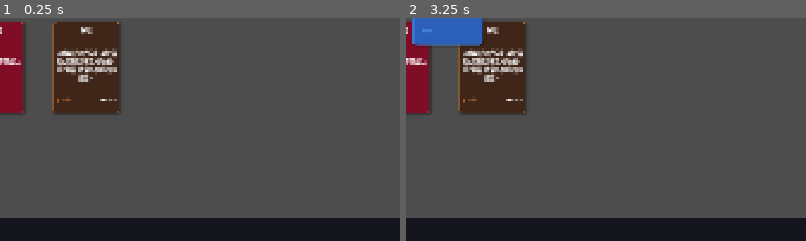
Above: before the commit, frames 1-2 (left to right).
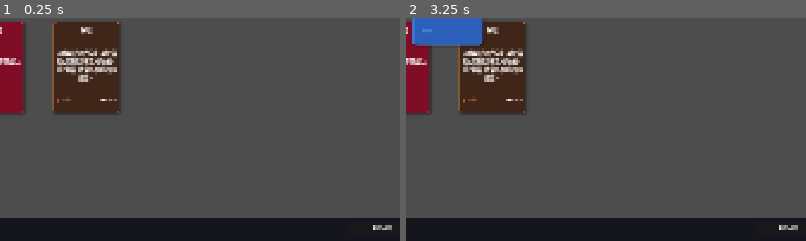
Above: after the commit, the same moments.

Repository: ChrisUtada/tec3g
Game: Godot game, scene res://main.tscn
The game is run twice, just before and just after one commit, with the same random seed, the same clock (stepped at 60 frames per second) and the same inputs.
Inputs (mouse positions are % of the whole screen's width and height, from its top left):
- Up to frame 1 (0.25 s): no input
- Up to frame 2 (3.25 s): click (94, 79) at 0.5 s, where only the run after the commit has a clickable "整理桌面"; click (94, 79) at 1.25 s, where only the run after the commit has a clickable "整理桌面"; click (94, 79) at 2 s, where only the run after the commit has a clickable "整理桌面"; tap Enter at 2.75 s; drag from (9, 18) to (60, 28) at 2.77 s
The pictures show only the part of the screen within x 46-96%, y 32-82%; the shares and areas given below are measured in that part.

The runs differ from the first frame. In frame 1, 0.1% of the frame differs, in the area x 93-98%, y 92-96%; in frame 2, 0.1%.

Commit message:
fix: organize button position relative to BottomBar local coords

Diff:
--- a/main.tscn
+++ b/main.tscn
@@ -46,9 +46,9 @@
 
 [node name="OrganizeBtn" type="Button" parent="GameBoard/BottomBar"]
 layout_mode = 0
-offset_left = 1750
+offset_left = 1450
 offset_top = 10
-offset_right = 1900
+offset_right = 1610
 offset_bottom = 40
 theme_override_font_sizes/font_size = 12
 text = "整理桌面"
